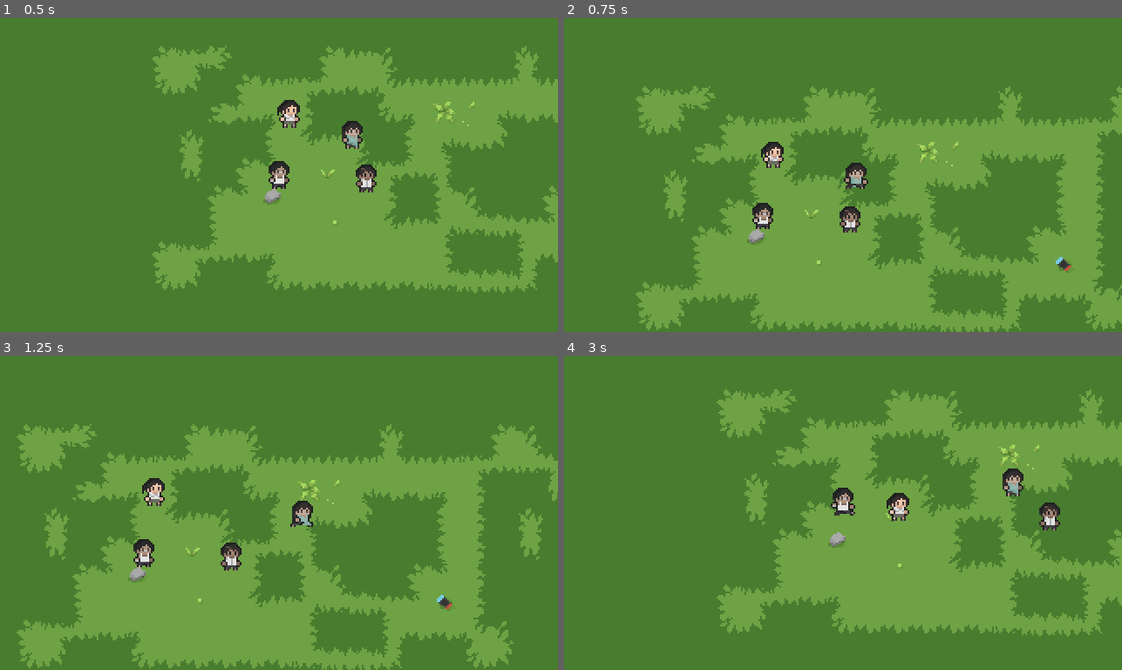
Above: before the commit, frames 1-4 (two rows, left to right).
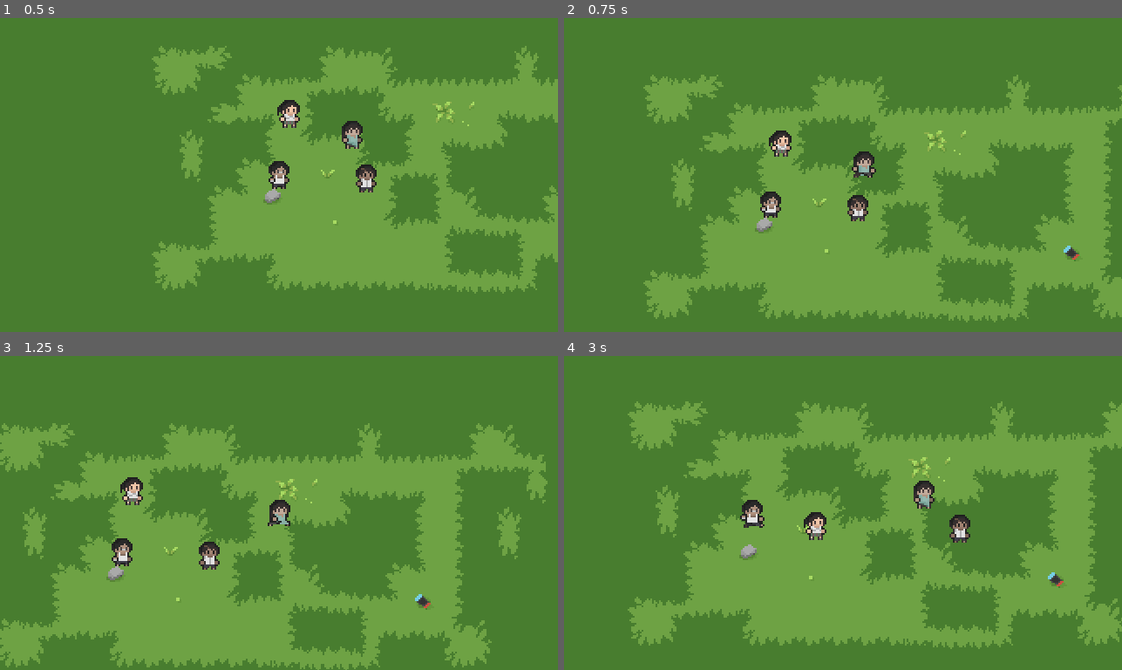
Above: after the commit, the same moments.

Repository: furansisu/tubigtubig
Game: Godot game, scene res://World.tscn
Two runs of this game, one before a commit and one after it. Both use one fixed random seed, a clock stepped at 60 frames per second and the inputs below.
Inputs:
- Up to frame 1 (0.5 s): no input
- Up to frame 2 (0.75 s): tap Enter at 0.5 s; hold D (right) from 0.53 s (still down); hold Space (changechar) from 0.53 s (still down)
- Up to frame 3 (1.25 s): keep holding D (right); keep holding Space (changechar)
- Up to frame 4 (3 s): release D (right) at 1.28 s; release Space (changechar) at 1.28 s; hold S (down) 1.28-2.03 s; tap Space (changechar) at 1.35, 2.3, 2.85 s; hold D (right) 2.03-2.78 s; hold Shift (run) 2.03-2.78 s; hold W (ui_up) from 2.78 s (still down)

Frame 1 is identical in both runs. In frame 2, 19% of the frame differs, in the area x 12-100%, y 18-100%; in frame 3, 23%; in frame 4, 36%, in the area x 11-100%, y 10-94%.

Commit message:
Updated camera TEST

Diff:
--- a/Analyn.tscn
+++ b/Analyn.tscn
@@ -87,6 +87,7 @@
 
 [node name="Analyn" type="CharacterBody2D"]
 y_sort_enabled = true
+platform_floor_layers = 4294901760
 script = ExtResource("2")
 
 [node name="Sprite2D" type="Sprite2D" parent="."]
@@ -105,6 +106,3 @@
 libraries = {
 "": SubResource("AnimationLibrary_fmy4n")
 }
-
-[node name="Camera2D" type="Camera2D" parent="."]
-position_smoothing_enabled = true
--- a/Bernilla.tscn
+++ b/Bernilla.tscn
@@ -87,6 +87,7 @@
 
 [node name="Bernilla" type="CharacterBody2D"]
 y_sort_enabled = true
+platform_floor_layers = 4294901760
 script = ExtResource("2")
 
 [node name="Sprite2D" type="Sprite2D" parent="."]
@@ -105,6 +106,3 @@
 libraries = {
 "": SubResource("AnimationLibrary_fkflj")
 }
-
-[node name="Camera2D" type="Camera2D" parent="."]
-position_smoothing_enabled = true
--- a/Fortunato.tscn
+++ b/Fortunato.tscn
@@ -87,6 +87,7 @@
 
 [node name="Fortunato" type="CharacterBody2D"]
 y_sort_enabled = true
+platform_floor_layers = 4294901760
 script = ExtResource("2")
 
 [node name="Sprite2D" type="Sprite2D" parent="."]
@@ -105,6 +106,3 @@
 libraries = {
 "": SubResource("AnimationLibrary_mye1x")
 }
-
-[node name="Camera2D" type="Camera2D" parent="."]
-position_smoothing_enabled = true
--- a/JunJun.tscn
+++ b/JunJun.tscn
@@ -87,6 +87,7 @@
 
 [node name="JunJun" type="CharacterBody2D"]
 y_sort_enabled = true
+platform_floor_layers = 4294901760
 script = ExtResource("2")
 
 [node name="Sprite2D" type="Sprite2D" parent="."]
@@ -106,6 +107,3 @@
 libraries = {
 "": SubResource("AnimationLibrary_sxwnh")
 }
-
-[node name="Camera2D" type="Camera2D" parent="."]
-position_smoothing_enabled = true
--- a/PlayerController.gd
+++ b/PlayerController.gd
@@ -7,8 +7,11 @@
 
 var currchar = []
 var numchar = 0
+
+@onready var cam = $Camera
+var lerpspeed = .1
+
 @export var currnumchar = 0
-var cam
 
 # Called when the node enters the scene tree for the first time.
 
@@ -19,24 +22,21 @@
 		print(i.selection)
 		numchar += 1
 	currchar[currnumchar].selected = true
-	currchar[currnumchar].get_node("Camera2D").make_current()
+	cam.reparent(currchar[currnumchar])
+	cam.position = Vector2(0, 0)
 
 # Called every frame. 'delta' is the elapsed time since the previous frame.
 func _input(ev):
 	if ev.is_action_pressed("changechar"):
 		currchar[currnumchar].selected = false
-		var cam1 = currchar[currnumchar].get_node("Camera2D")
 		print("Changed character")
 		if currnumchar == numchar-1:
 			currnumchar = 0
 		else:
 			currnumchar += 1
+		currchar[currnumchar].selected = true
+		cam.reparent(currchar[currnumchar])
 
-		currchar[currnumchar].selected = true
-		var cam2 = currchar[currnumchar].get_node("Camera2D")
-		TweenCam(cam1, cam2)
-		currchar[currnumchar].get_node("Camera2D").make_current()
-
-func TweenCam(cam1, cam2):
-	pass
-	#TWEEN FUNCTION HERE
+# Called every physics frame. Used to handle camera follow and tweening.
+func _physics_process(delta):
+	cam.position = lerp(cam.position, Vector2(0, 0), lerpspeed)
--- a/World.tscn
+++ b/World.tscn
@@ -1246,7 +1246,6 @@
 sources/12 = SubResource("TileSetAtlasSource_5sk5a")
 
 [node name="World" type="Node2D"]
-y_sort_enabled = true
 script = ExtResource("2")
 
 [node name="Background" type="Sprite2D" parent="."]
@@ -1265,13 +1264,19 @@
 y_sort_enabled = true
 
 [node name="Character" parent="Players" instance=ExtResource("5")]
+y_sort_enabled = false
 position = Vector2(90, 91)
 
 [node name="Character2" parent="Players" instance=ExtResource("1")]
+y_sort_enabled = false
 position = Vector2(132, 68)
 
 [node name="Character3" parent="Players" instance=ExtResource("7")]
+y_sort_enabled = false
 position = Vector2(96, 56)
 
 [node name="Character4" parent="Players" instance=ExtResource("6")]
+y_sort_enabled = false
 position = Vector2(140, 93)
+
+[node name="Camera" type="Camera2D" parent="."]
--- a/project.godot
+++ b/project.godot
@@ -12,14 +12,13 @@
 
 config/name="PixelTero"
 run/main_scene="res://World.tscn"
-config/features=PackedStringArray("4.1", "Forward Plus")
+config/features=PackedStringArray("4.0", "Forward Plus")
 config/icon="res://icon.svg"
 
 [display]
 
 window/size/viewport_width=320
 window/size/viewport_height=180
-window/size/borderless=true
 window/size/window_width_override=1280
 window/size/window_height_override=720
 window/stretch/mode="canvas_items"
@@ -121,7 +120,7 @@
 }
 click={
 "deadzone": 0.5,
-"events": [Object(InputEventMouseButton,"resource_local_to_s …(205 unchanged characters)… r2(0, 0),"factor":1.0,"button_index":1,"canceled":false,"pressed":false,"double_click":false,"script":null)
+"events": [Object(InputEventMouseButton,"resource_local_to_s …(205 unchanged characters)… r2(0, 0),"factor":1.0,"button_index":1,"pressed":false,"double_click":false,"script":null)
 ]
 }
 
